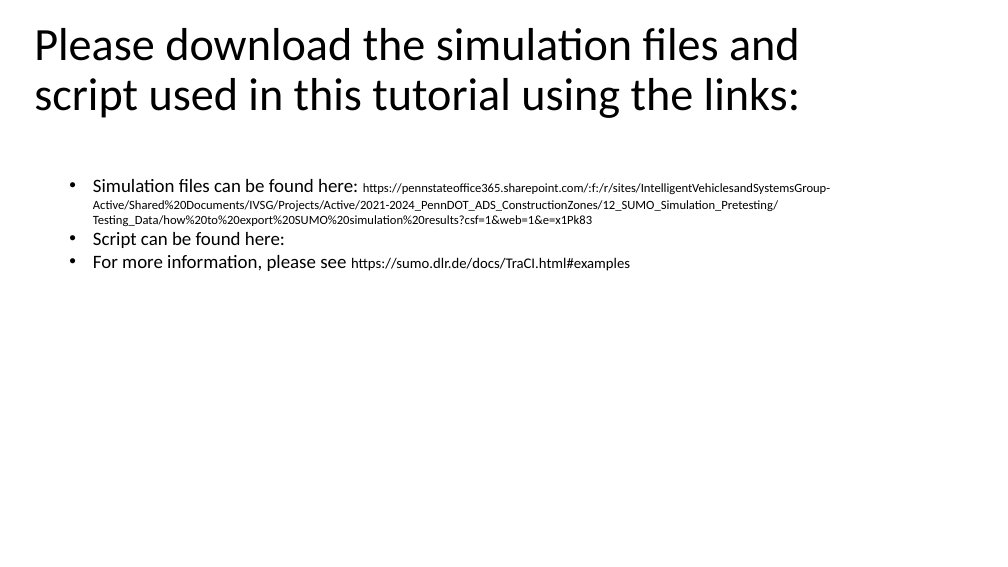
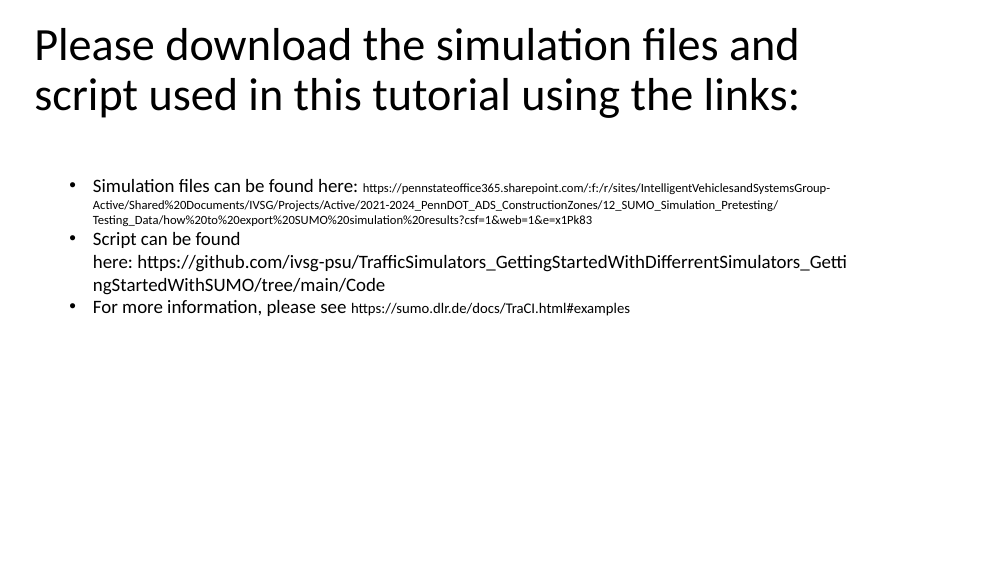
Before and after one commit to PAWorkzoneAutomation/TrafficSimulators_GettingStartedWithDifferrentSimulators_GettingStartedWithSUMO, a slide deck: slide 3 of Documents/How to talk to SUMO through python API.pptx. Drawn at 1008x567 pixels with LibreOffice and Linux fonts; fonts in the diff are those of the drawing. Boxes give left, top, right and bottom in pixels: in the first picture for what was removed or moved away, otherwise in the second. Text is boxed around its words. In the diff, an @@ line names an element or a change of style, - is before the commit and + after.

```diff
--- a/Documents/How to talk to SUMO through python API.pptx
+++ b/Documents/How to talk to SUMO through python API.pptx
@@ text at (x1=93, y1=232, x2=847, y2=295): text changed @@
-• Script can be found here:
+• Script can be found here: https://github.com/ivsg-psu/TrafficSimulators_GettingStartedWithDifferrentSimulators_GettingStartedWithSUMO/tree/main/Code
```
Also in this commit, not shown: 5 other files.
